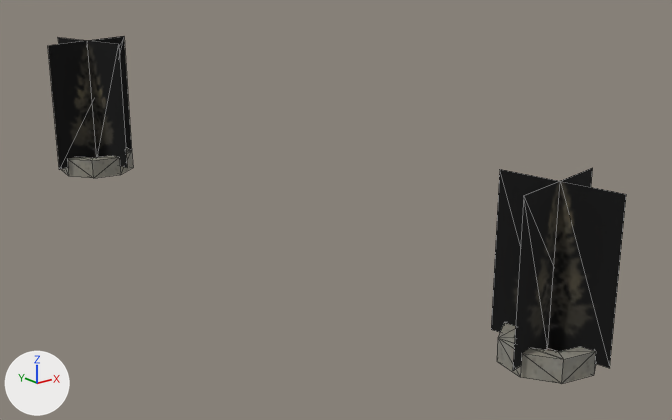
Before and after pictures for a commit that changed the OBJ model examples/vehicle-playground/res/models/urban/procgen-procpain-tree-park-pine-large-x2zm1.obj.
One viewpoint serves both versions: a 50 mm camera at (-55.6, -45.0, 20.8) aimed at (-18.6, 1.2, 2.3). Every picture has the same lights, and +X, +Y and +Z are marked at lower left. The older version comes first. Mesh edges are drawn as thin lines. Where no turn or scale is listed for an object, it has been applied to the vertices. Vertices at exactly the same position are counted once.

The older version as bpy lines, for what is in view:
```python
me_procgen_procpain_tree_park_pine_large_x2zm1 = bpy.data.meshes.new('procgen-procpain-tree-park-pine-large-x2zm1')
me_procgen_procpain_tree_park_pine_large_x2zm1.from_pydata(...)  # 84 vertices, 136 faces; spans x -26.6..-18.2, y -22.1..33.1, z 0.0..11.1
# faces by material slot: [16, 108, 12]
me_procgen_procpain_tree_park_pine_large_x2zm1.materials.append(mat_treeb)  # picture img_treeb_png
me_procgen_procpain_tree_park_pine_large_x2zm1.materials.append(mat_concretesmooth)  # picture img_tiles_png
me_procgen_procpain_tree_park_pine_large_x2zm1.materials.append(mat_dirt)  # picture img_dirt_png
ob_procgen_procpain_tree_park_pine_large_x2zm1 = bpy.data.objects.new('procgen-procpain-tree-park-pine-large-x2zm1', me_procgen_procpain_tree_park_pine_large_x2zm1)
ob_procgen_procpain_tree_park_pine_large_x2zm1.location = (0.0, 0.0, 0.0)
```
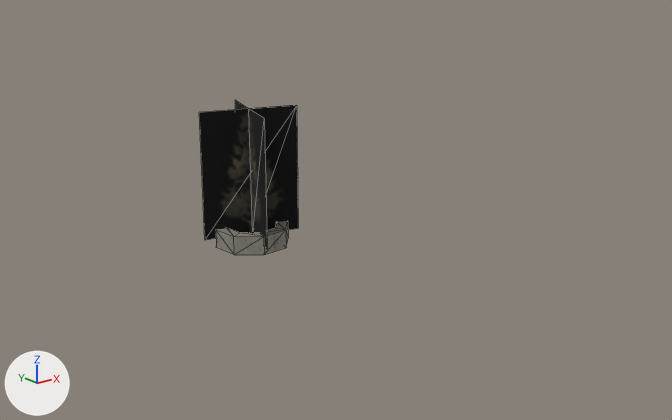
The change in detail:
me_procgen_procpain_tree_park_pine_large_x2zm1 is used by ob_procgen_procpain_tree_park_pine_large_x2zm1; location (0.0, 0.0, 0.0).
me_procgen_procpain_tree_park_pine_large_x2zm1 had 84 vertices, 136 faces and spanned x -26.6..-18.2, y -22.1..33.1, z 0.0..11.1.
me_procgen_procpain_tree_park_pine_large_x2zm1 now has 42 vertices, 68 faces and spans x -26.1..-19.9, y 1.6..7.8, z 0.0..9.1.
me_procgen_procpain_tree_park_pine_large_x2zm1 part 1: the loose piece of 10 vertices spanning x -24.6..-18.2, y -22.1..-15.7, z 0.6..9.2 is turned 153.2 degrees about the z axis through its middle, then moved by (-1.6, 23.6, 0.0).
me_procgen_procpain_tree_park_pine_large_x2zm1 part 2: the loose piece of 32 vertices spanning x -23.8..-18.9, y -21.3..-16.4, z 0.0..1.3 is turned 153.2 degrees about the z axis through its middle, then moved by (-1.6, 23.6, 0.0).
me_procgen_procpain_tree_park_pine_large_x2zm1 part 3: the loose piece of 32 vertices spanning x -25.7..-19.8, y 26.3..32.2, z 0.0..1.5 is deleted.
me_procgen_procpain_tree_park_pine_large_x2zm1 part 4: the loose piece of 10 vertices spanning x -26.6..-18.9, y 25.4..33.1, z 0.8..11.1 is deleted.

Changed parts and their boxes [x1, y1, x2, y2] in the pictures (672 x 420 px; the box of a moved part takes in the faces that stretch with it):
'procgen-procpain-tree-park-pine-large-x2zm1', reshaped (83% narrower, 55% shorter)
    before: [48, 36, 626, 384]
    after: [199, 100, 298, 255]
part 1 of me_procgen_procpain_tree_park_pine_large_x2zm1, moved or reshaped
    before: [491, 168, 626, 371]
    after: [199, 100, 298, 248]
part 2 of me_procgen_procpain_tree_park_pine_large_x2zm1, moved or reshaped
    before: [497, 322, 596, 384]
    after: [216, 221, 288, 255]
part 3 of me_procgen_procpain_tree_park_pine_large_x2zm1, deleted
    before: [62, 147, 133, 178]
part 4 of me_procgen_procpain_tree_park_pine_large_x2zm1, deleted
    before: [48, 36, 132, 170]
